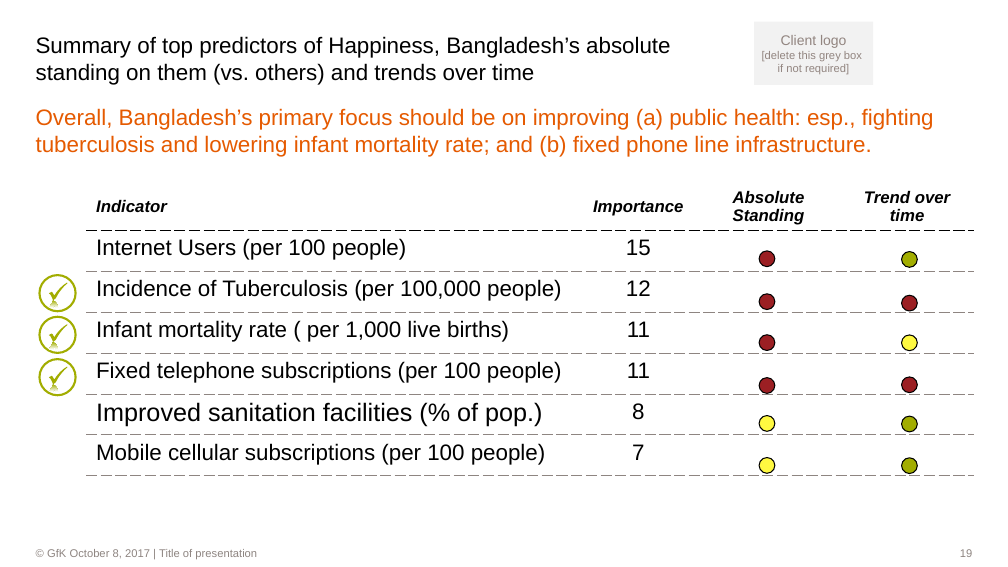
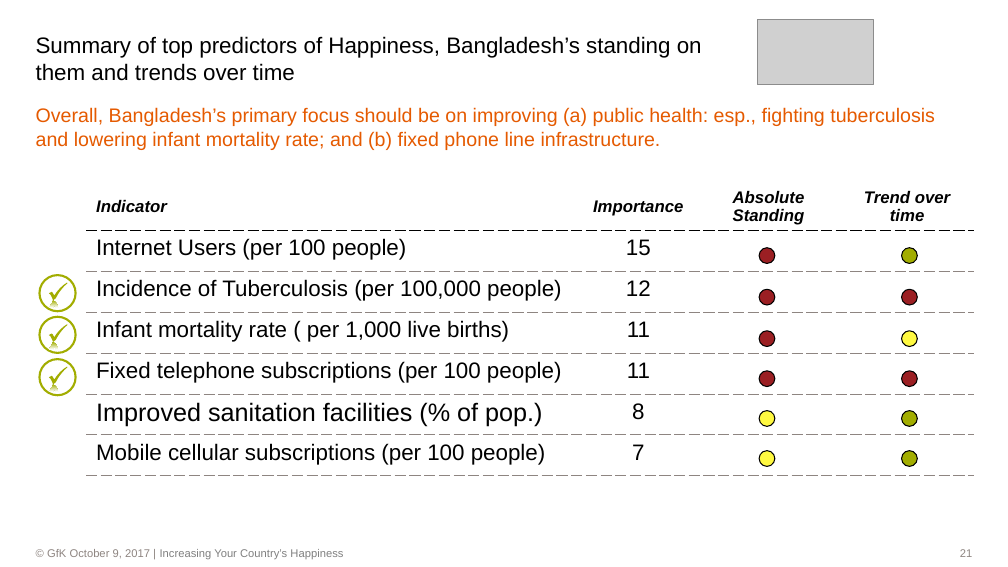
Before and after one commit to dl7631/Predict_World_Happiness, a slide deck: slide 21 of World Happiness.pptx (slide 19 before the commit). Drawn at 1008x567 pixels with LibreOffice and Linux fonts; fonts in the diff are those of the drawing; grey boxes stand for pictures; background and template pictures are left out. Boxes give left, top, right and bottom in pixels: in the first picture for what was removed or moved away, otherwise in the second. Text is boxed around its words. In the diff, an @@ line names an element or a change of style, - is before the commit and + after.

Commit message:
On Monday, October 9

```diff
--- a/World Happiness.pptx
+++ b/World Happiness.pptx
@@ rectangle removed at (x1=754, y1=21, x2=873, y2=85) @@
-Client logo
-[delete this grey box
-if not required]
@@ picture added at (x1=757, y1=20, x2=874, y2=85) @@
@@ title at (x1=36, y1=36, x2=702, y2=81): text changed @@
-Summary of top predictors of Happiness, Bangladesh’s absolute standing on them (vs. others) and trends over time
+Summary of top predictors of Happiness, Bangladesh’s standing on them and trends over time
@@ text "Overall, Bangladesh’s primary focus should ..." at (x1=36, y1=107, x2=935, y2=150): size 16 to 14 pt @@
@@ 11 ellipses moved together from (x1=759, y1=252, x2=917, y2=474) to (x1=759, y1=248, x2=917, y2=467) @@
@@ text at (x1=47, y1=549, x2=343, y2=559): text changed; text colour #8E8581 to #808080 @@
-                © GfK October 8, 2017 | Title of presentation
+                © GfK October 9, 2017 | Increasing Your Country’s Happiness
@@ page number at (x1=960, y1=549, x2=972, y2=557): text changed @@
-19
+21
```
Also in this commit, not shown: 20 other slides changed, 3 slides added, 14 slides removed, 5 other files.
